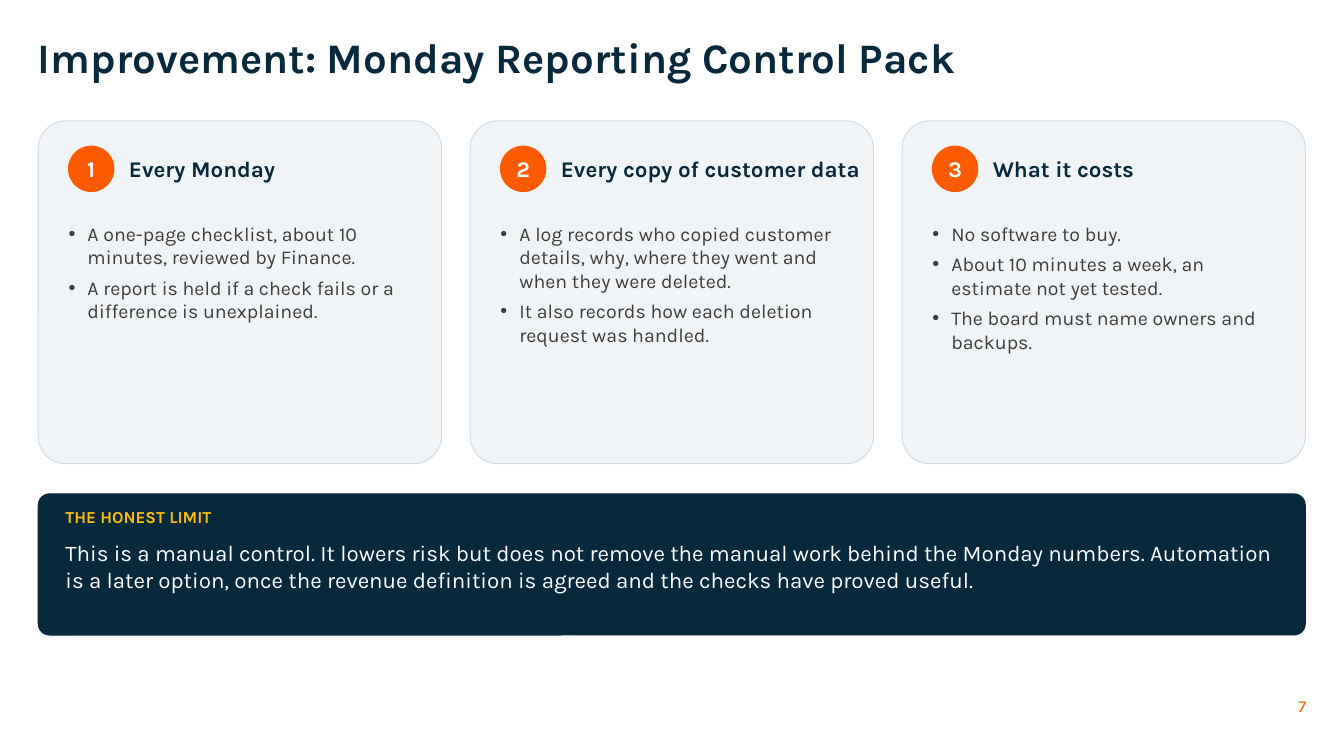
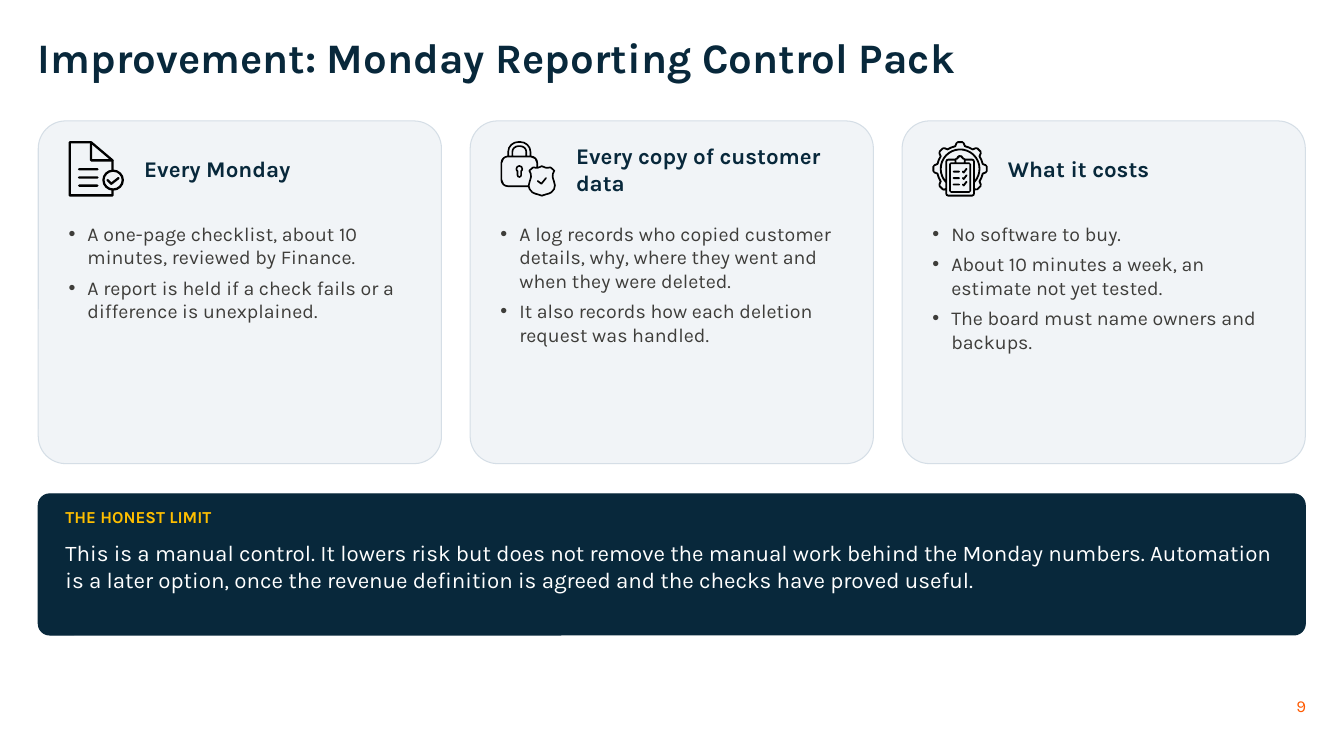
Before and after one commit to 3nochy/kloud-kart-data-engineering-strategy, a slide deck: slide 9 of Kloud-Kart-Board-Presentation.pptx (slide 7 before the commit). Drawn at 1344x756 pixels with LibreOffice and Linux fonts; fonts in the diff are those of the drawing; background and template pictures are left out. Boxes give left, top, right and bottom in pixels: in the first picture for what was removed or moved away, otherwise in the second. Text is boxed around its words. In the diff, an @@ line names an element or a change of style, - is before the commit and + after.

```diff
--- a/Kloud-Kart-Board-Presentation.pptx
+++ b/Kloud-Kart-Board-Presentation.pptx
@@ ellipse removed at (69,146,114,192) @@
-1
@@ text "Every Monday": place and size @@
-text "Every Monday" at (129,161,275,183)
+text "Every Monday" at (144,161,290,183)
@@ ellipse removed at (500,146,545,192) @@
-2
@@ freeform shape added at (501,141,557,197), fill #000000 @@
@@ text "Every copy of customer data" rewrapped from (561,161,860,183) to (576,148,821,192) @@
@@ ellipse removed at (933,146,978,192) @@
-3
@@ text "What it costs": place and size @@
-text "What it costs" at (993,161,1134,178)
+text "What it costs" at (1008,161,1149,178)
@@ group added at (69,141,124,197): 7 freeform shapes @@
@@ group added at (933,141,988,197): 7 freeform shapes @@
@@ page number at (1296,701,1306,712): text changed @@
-7
+9
```
Also in this commit, not shown: 7 other slides changed, 4 slides added, 1 slide removed.
